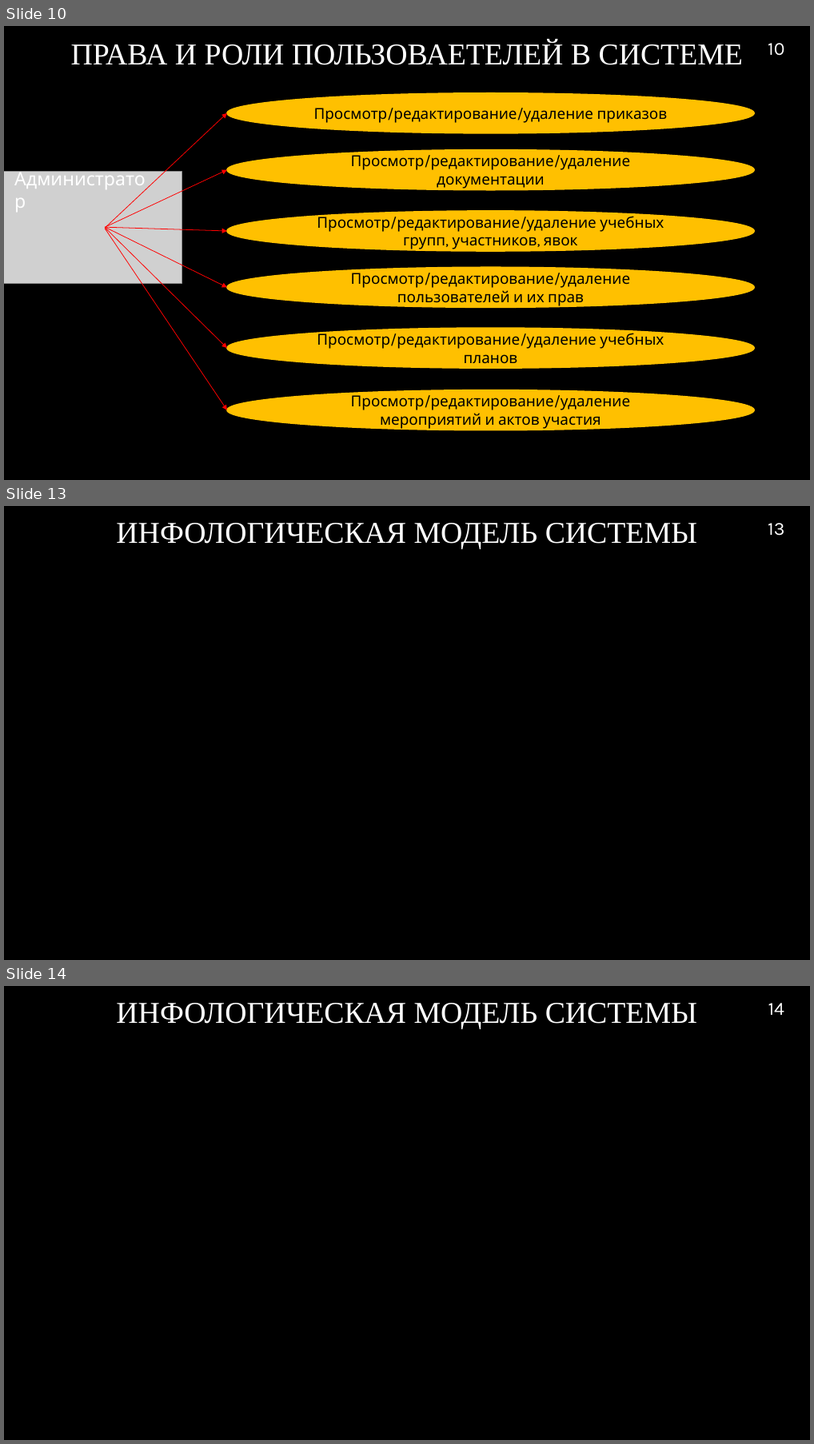
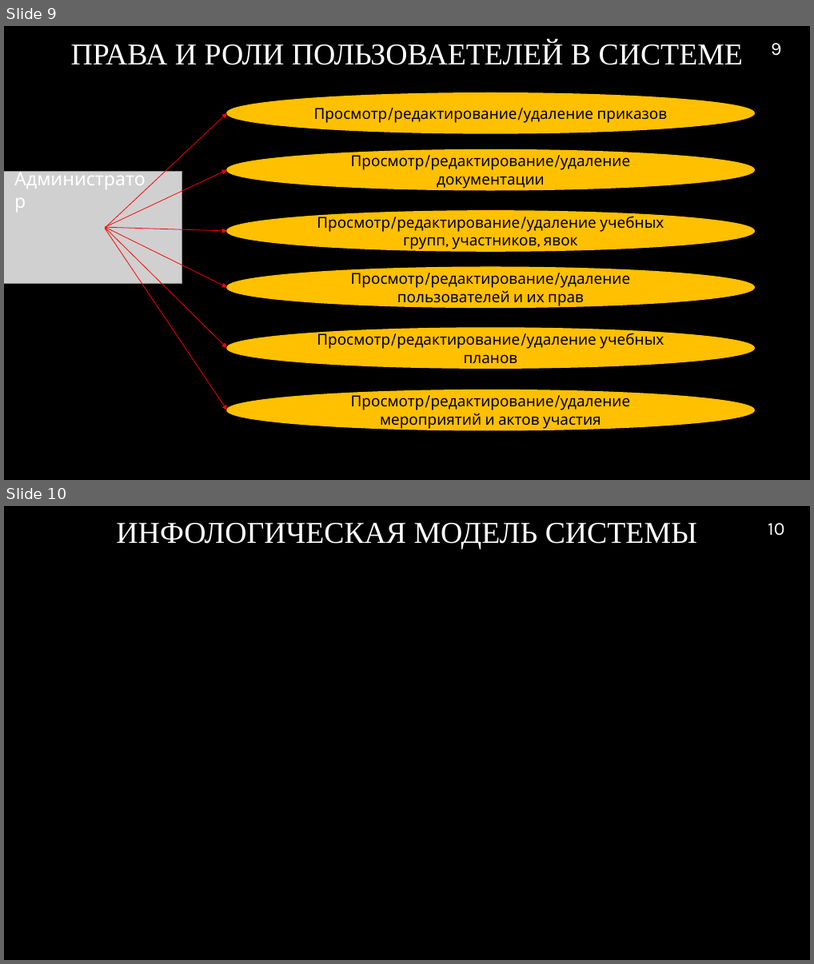
Before and after one commit to RAdKuzur/ASTU, a slide deck: Дипломная работа/Консультации Хоменко/Презентация v2.0.pptx. Shown one above the other, each under a label of ours: slides 10, 13 and 14 before the commit, slides 9 and 10 after it; the slides between them are not shown. The pictures are 814x1444 and 814x964 pixels, drawn with LibreOffice and Linux fonts; fonts in the diff are those of the drawing; grey boxes stand for pictures; background and template pictures are left out. Boxes give left, top, right and bottom in pixels: in the first picture for what was removed or moved away, otherwise in the second. Text is boxed around its words. In the diff, an @@ line names an element or a change of style, - is before the commit and + after.

```diff
--- a/Дипломная работа/Консультации Хоменко/Презентация v2.0.pptx
+++ b/Дипломная работа/Консультации Хоменко/Презентация v2.0.pptx
@@ slide 13 removed at (4,506,810,960), background picture (left out) @@
@@ title removed at (116,523,698,549) @@
-ИНФОЛОГИЧЕСКАЯ МОДЕЛЬ СИСТЕМЫ
@@ page number removed at (768,523,785,536) @@
-13
@@ what was slide 10 is now slide 9 @@
@@ page number at (771,43,782,56): text changed @@
-10
+9
@@ what was slide 14 is now slide 10 @@
@@ page number at (768,523,785,536): text changed @@
-14
+10
```
Also in this commit, not shown: 2 slides added, 4 other slides removed, 1 other file.
